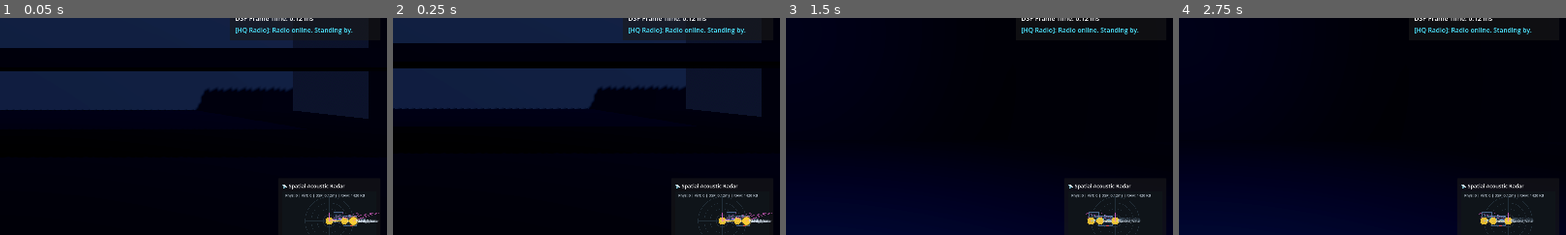
Above: before the commit, frames 1-4 (left to right).
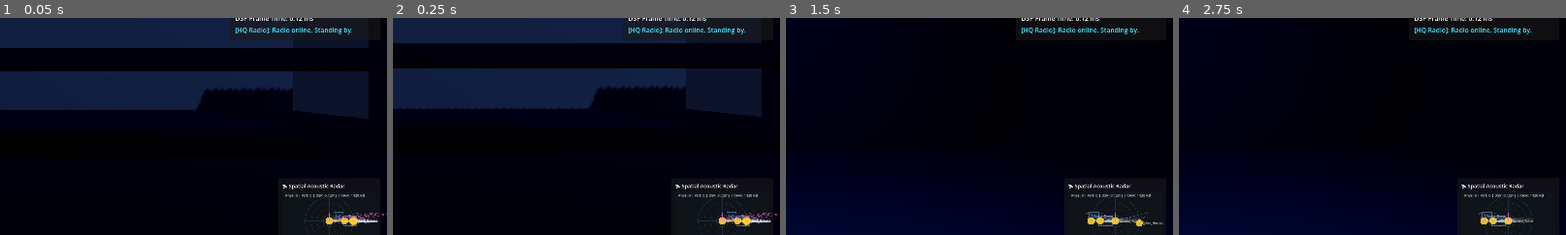
Above: after the commit, the same moments.

Repository: andinodev/opendou
Game: Godot game, scene res://scenes/demos/07_cyberpunk_infiltration/demo_cyberpunk_infiltration.tscn
Two runs of this game, one before a commit and one after it. Both use one fixed random seed, a clock stepped at 60 frames per second and the inputs below. This scene is started directly instead of the project's main scene.
Inputs:
- Up to frame 1 (0.05 s): no input
- Up to frame 2 (0.25 s): no input
- Up to frame 3 (1.5 s): click "📍 1. Rooftop" at 0.5 s; click "📍 3. Drainage" at 1.25 s
- Up to frame 4 (2.75 s): click "📍 4. Extraction" at 2 s
The pictures show only the part of the screen within x 50-100%, y 36-86%; the shares and areas given below are measured in that part.

The runs differ from the first frame. In frame 1, less than 0.1% of the frame differs, in the area x 86-100%, y 90-96%; in frame 2, less than 0.1%; in frame 3, 0.1%, in the area x 85-98%, y 89-97%; in frame 4, nothing differs.

Commit message:
feat(demos): wire Sector 5 7.1 surround teleportation and 360 orbiting audio (Task 3)

Diff:
--- a/scenes/demos/07_cyberpunk_infiltration/demo_cyberpunk_infiltration.gd
+++ b/scenes/demos/07_cyberpunk_infiltration/demo_cyberpunk_infiltration.gd
@@ -32,7 +32,9 @@
 var room_server: AudioRoom
 var room_drainage: AudioRoom
 var room_extraction: AudioRoom
+var room_biosphere: AudioRoom
 var server_portal: AudioPortal
+var biosphere_portal: AudioPortal
 
 # Runtime State
 var is_airlock_open: bool = true
@@ -41,18 +43,21 @@
 var active_sector_idx: int = 1
 var active_room_name: StringName = &"Rooftop_Exterior"
 var bombardment_instances: Array[EventInstance] = []
+var orbit_angle: float = 0.0
 
 # Teleportation Sector Positions
 const SECTOR_POSITIONS: Dictionary = {
 	1: Vector3(-25.0, 1.0, 0.0), # Sector 1: Rooftop
 	2: Vector3(0.0, 1.0, 0.0), # Sector 2: Server Room
 	3: Vector3(25.0, 1.0, 0.0), # Sector 3: Flooded Drainage
-	4: Vector3(50.0, 1.0, 0.0) # Sector 4: Extraction Arena
+	4: Vector3(50.0, 1.0, 0.0), # Sector 4: Extraction Arena
+	5: Vector3(80.0, 1.5, 0.0) # Sector 5: Biosphere Sanctuary
 }
 
 # Scene Node References
 @onready var player: Node = get_node_or_null("Player")
 @onready var server_airlock_mesh: CSGBox3D = get_node_or_null("LevelGeometry/Sector2_ServerRoom/ServerAirlockGate")
+@onready var orbiting_bee_emitter: Node3D = get_node_or_null("LevelGeometry/Sector5_Biosphere/OrbitingBeeEmitter")
 
 # Emitter Players
 @onready var rain_audio: AudioStreamPlayer3D = get_node_or_null("LevelGeometry/Sector1_Rooftop/RainEmitter")
@@ -85,6 +90,8 @@
 @onready var btn_sector2: Button = get_node_or_null("TacticalHUD/TopBar/Margin/HBox/BtnSector2")
 @onready var btn_sector3: Button = get_node_or_null("TacticalHUD/TopBar/Margin/HBox/BtnSector3")
 @onready var btn_sector4: Button = get_node_or_null("TacticalHUD/TopBar/Margin/HBox/BtnSector4")
+@onready var btn_sector_5: Button = get_node_or_null("TacticalHUD/BottomBar/Margin/HBox/BtnSector5") if get_node_or_null("TacticalHUD/BottomBar/Margin/HBox/BtnSector5") else get_node_or_null("TacticalHUD/TopBar/Margin/HBox/BtnSector5")
+@onready var btn_sector5: Button = btn_sector_5
 @onready var btn_back: Button = get_node_or_null("TacticalHUD/TopBar/Margin/HBox/BtnBack")
 @onready var opt_suite: OptionButton = get_node_or_null("TacticalHUD/BottomBar/Margin/HBox/OptSuite")
 
@@ -144,13 +151,20 @@
 	room_extraction = AudioRoomClass.new(&"Extraction_Arena", 0.8, 0.15)
 	room_extraction.set_bounds(AABB(Vector3(37.0, 0.0, -25.0), Vector3(35.0, 12.0, 50.0)))
 
+	room_biosphere = AudioRoomClass.new(&"Biosphere_Sanctuary", 0.38, 0.60)
+	room_biosphere.set_bounds(AABB(Vector3(65.0, 0.0, -25.0), Vector3(35.0, 12.0, 50.0)))
+
 	spatial_acoustics.register_room(room_rooftop)
 	spatial_acoustics.register_room(room_server)
 	spatial_acoustics.register_room(room_drainage)
 	spatial_acoustics.register_room(room_extraction)
+	spatial_acoustics.register_room(room_biosphere)
 
 	server_portal = AudioPortalClass.new(&"Server_Airlock", &"Rooftop_Exterior", &"Server_Room", Vector3(-12.0, 1.5, 0.0), 1.0)
 	spatial_acoustics.register_portal(server_portal)
+
+	biosphere_portal = AudioPortalClass.new(&"Arena_To_Biosphere_Portal", &"Extraction_Arena", &"Biosphere_Sanctuary", Vector3(65.0, 1.5, 0.0), 1.0)
+	spatial_acoustics.register_portal(biosphere_portal)
 
 	# 3. Multi-Bus Ducking Matrix
 	ducking_matrix = AudioDuckingMatrixClass.new()
@@ -296,6 +310,11 @@
 		btn_sector3.pressed.connect(func(): teleport_to_sector(3))
 	if btn_sector4:
 		btn_sector4.pressed.connect(func(): teleport_to_sector(4))
+	if btn_sector_5:
+		btn_sector_5.pressed.connect(func(): teleport_to_sector(5))
+	var top_btn_sec5 = get_node_or_null("TacticalHUD/TopBar/Margin/HBox/BtnSector5")
+	if top_btn_sec5 and top_btn_sec5 != btn_sector_5:
+		top_btn_sec5.pressed.connect(func(): teleport_to_sector(5))
 	if btn_toggle_airlock:
 		btn_toggle_airlock.pressed.connect(toggle_server_airlock)
 	if btn_bombardment:
@@ -353,6 +372,17 @@
 	if live_update_server:
 		live_update_server.stop_server()
 	get_tree().change_scene_to_file("res://scenes/demos/demo_hub.tscn")
+
+func _process(delta: float) -> void:
+	if not orbiting_bee_emitter:
+		orbiting_bee_emitter = get_node_or_null("LevelGeometry/Sector5_Biosphere/OrbitingBeeEmitter")
+	if orbiting_bee_emitter:
+		orbit_angle += delta * 1.2
+		orbiting_bee_emitter.position = Vector3(
+			80.0 + cos(orbit_angle) * 5.0,
+			1.8 + sin(orbit_angle * 2.0) * 0.4,
+			sin(orbit_angle) * 5.0
+		)
 
 func _physics_process(delta: float) -> void:
 	# 1. Update Live Update TCP Server
@@ -436,6 +466,13 @@
 			"is_virtual": false,
 			"volume_db": radio_beacon_audio.volume_db
 		})
+	if orbiting_bee_emitter and orbiting_bee_emitter is AudioStreamPlayer3D and orbiting_bee_emitter.playing:
+		emitter_data.append({
+			"event_name": "Cyber_Hornet",
+			"world_position": orbiting_bee_emitter.global_position if orbiting_bee_emitter.is_inside_tree() else orbiting_bee_emitter.position,
+			"is_virtual": false,
+			"volume_db": orbiting_bee_emitter.volume_db
+		})
 	for inst in bombardment_instances:
 		if inst and inst.is_playing():
 			emitter_data.append({
@@ -490,6 +527,8 @@
 				active_room_name = &"Server_Room"
 			elif pos.x < 37.0:
 				active_room_name = &"Flooded_Drainage"
+			elif pos.x >= 65.0:
+				active_room_name = &"Biosphere_Sanctuary"
 			else:
 				active_room_name = &"Extraction_Arena"
 
@@ -501,6 +540,8 @@
 		return &"Tile"
 	elif pos.x < 37.0:
 		return &"Water"
+	elif pos.x >= 65.0:
+		return &"Foliage"
 	else:
 		return &"Concrete"
 
@@ -554,7 +595,7 @@
 			marker.material_override = mat
 			chaos_parent.add_child(marker)
 
-## Teleports player to the specified sector index (1 to 4).
+## Teleports player to the specified sector index (1 to 5).
 func teleport_to_sector(idx: int) -> void:
 	if not SECTOR_POSITIONS.has(idx):
 		return
@@ -655,7 +696,8 @@
 			1: "Sector 1 (Rooftop)",
 			2: "Sector 2 (Server Room)",
 			3: "Sector 3 (Flooded Drainage)",
-			4: "Sector 4 (Extraction Arena)"
+			4: "Sector 4 (Extraction Arena)",
+			5: "Sector 5 (Biosphere Sanctuary)"
 		}
 		lbl_sector.text = "Active Sector: %s" % sector_names.get(active_sector_idx, "Sector 1")
 
--- a/tests/test_all.gd
+++ b/tests/test_all.gd
@@ -171,7 +171,7 @@
 	all_failures.append_array(r32)
 
 	var r33 = TestCyberpunkDemoClass.run_all()
-	total_tests += 24
+	total_tests += 25
 	all_failures.append_array(r33)
 
 	var r34 = TestDeclarativeNodesClass.run_all()
--- a/tests/test_cyberpunk_demo.gd
+++ b/tests/test_cyberpunk_demo.gd
@@ -294,9 +294,47 @@
 			elif not (em is OpenDouEventPlayer3D):
 				failures.append("Test 8e Failed: Emitter %s is not an OpenDouEventPlayer3D" % em_name)
 
-	var btn_sec5 = instance.get_node_or_null("TacticalHUD/BottomBar/Margin/HBox/BtnSector5")
-	if not btn_sec5:
-		failures.append("Test 8f Failed: TacticalHUD BottomBar missing BtnSector5 button")
+	# Test 25: Sector 5 Teleportation, Foliage footstep detection, and 360 Orbiting Bee audio
+	var demo_sec5 = script_res.new()
+	if not demo_sec5:
+		failures.append("Test 9a Failed: Failed to instantiate demo script for Sector 5 testing")
+	else:
+		demo_sec5.teleport_to_sector(5)
+		if demo_sec5.active_sector_idx != 5:
+			failures.append("Test 9b Failed: Teleport to Sector 5 failed to set active_sector_idx = 5")
+		if demo_sec5.active_room_name != &"Biosphere_Sanctuary":
+			failures.append("Test 9c Failed: Active room after teleporting to Sector 5 expected Biosphere_Sanctuary, got %s" % str(demo_sec5.active_room_name))
+
+		var s_foliage = demo_sec5.detect_footstep_surface(Vector3(80.0, 1.5, 0.0))
+		if s_foliage != &"Foliage":
+			failures.append("Test 9d Failed: Footstep surface in Sector 5 expected &\"Foliage\", got %s" % str(s_foliage))
+
+		var s_foliage_edge = demo_sec5.detect_footstep_surface(Vector3(65.5, 0.0, 0.0))
+		if s_foliage_edge != &"Foliage":
+			failures.append("Test 9e Failed: Footstep surface at x=65.5 expected &\"Foliage\", got %s" % str(s_foliage_edge))
+
+		demo_sec5.free()
+
+	if instance.has_method("teleport_to_sector"):
+		var p_inst = instance.get_node_or_null("Player")
+		instance.teleport_to_sector(5)
+		var p5 = (p_inst.global_position if p_inst.is_inside_tree() else p_inst.position) if p_inst else Vector3.ZERO
+		if not p_inst or absf(p5.x - 80.0) > 2.0:
+			failures.append("Test 9f Failed: Scene instance teleport to Sector 5 failed (pos x: %.1f)" % p5.x)
+		if instance.active_sector_idx != 5:
+			failures.append("Test 9g Failed: Scene instance active_sector_idx not 5")
+		if instance.active_room_name != &"Biosphere_Sanctuary":
+			failures.append("Test 9h Failed: Scene instance active_room_name not Biosphere_Sanctuary, got %s" % str(instance.active_room_name))
+
+	var bee_node = instance.get_node_or_null("LevelGeometry/Sector5_Biosphere/OrbitingBeeEmitter")
+	if not bee_node:
+		failures.append("Test 9i Failed: OrbitingBeeEmitter missing in scene instance")
+	else:
+		var init_pos = bee_node.position
+		if instance.has_method("_process"):
+			instance._process(0.5)
+			if bee_node.position == init_pos:
+				failures.append("Test 9j Failed: OrbitingBeeEmitter position did not update after _process")
 
 	demo.free()
 	instance.free()
Not shown, changed: docs/tasks/completed.md
